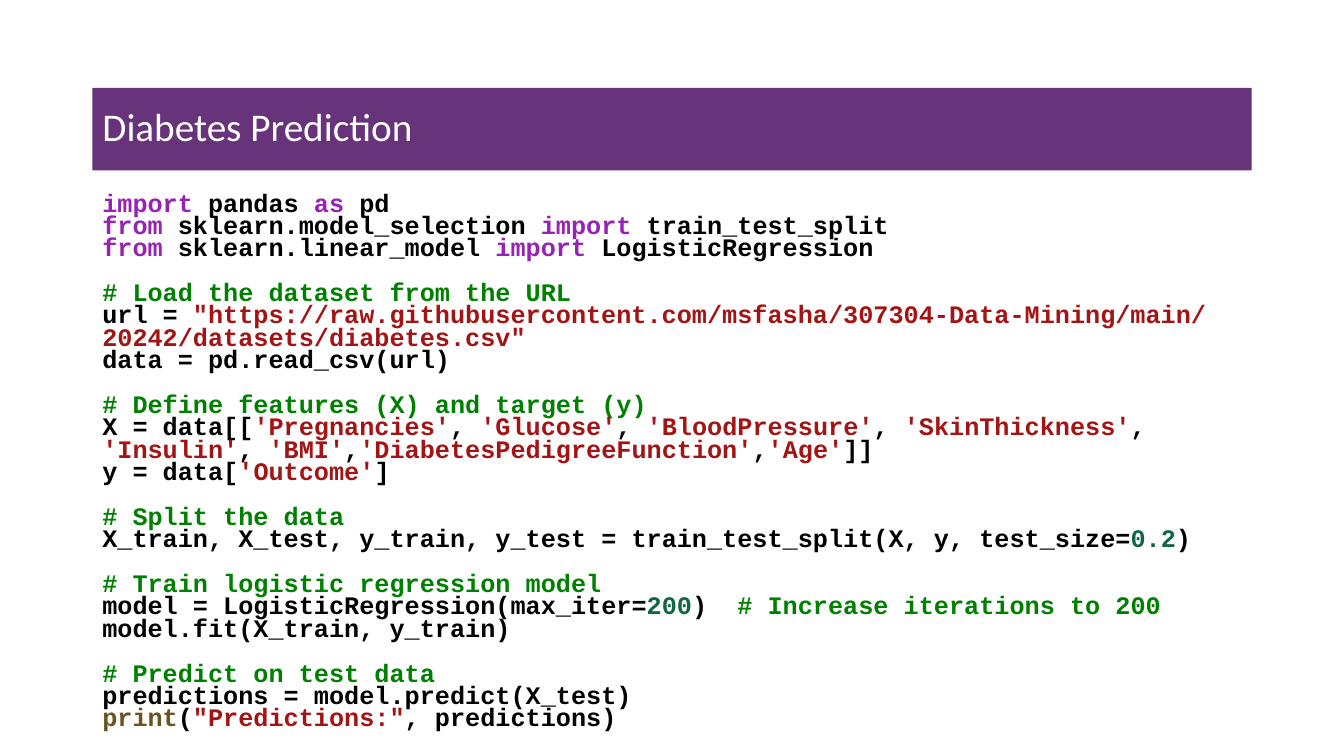
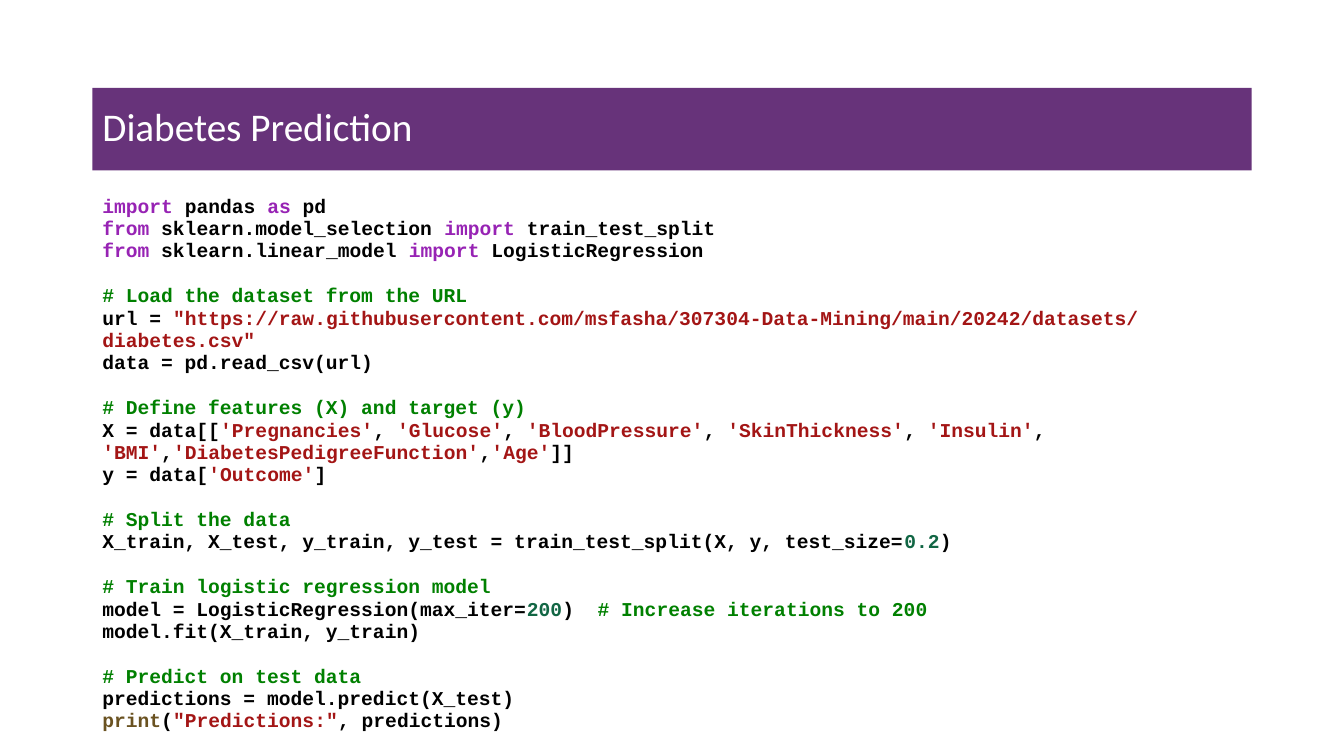
Before and after one commit to msfasha/307304-Data-Mining, a slide deck: slide 9 of 20243/Part 3-Classification/classification_logistic_regression_diabetes.pptx. Drawn at 1344x756 pixels with LibreOffice and Linux fonts; fonts in the diff are those of the drawing; background and template pictures are left out. Boxes give left, top, right and bottom in pixels: in the first picture for what was removed or moved away, otherwise in the second. Text is boxed around its words. In the diff, an @@ line names an element or a change of style, - is before the commit and + after.

```diff
--- a/20243/Part 3-Classification/classification_logistic_regression_diabetes.pptx
+++ b/20243/Part 3-Classification/classification_logistic_regression_diabetes.pptx
@@ text "import pandas as pd" at [102, 199, 1138, 731]: size 18 to 14 pt @@
```
Also in this commit, not shown: 1 other slide changed, 4 slides removed.
